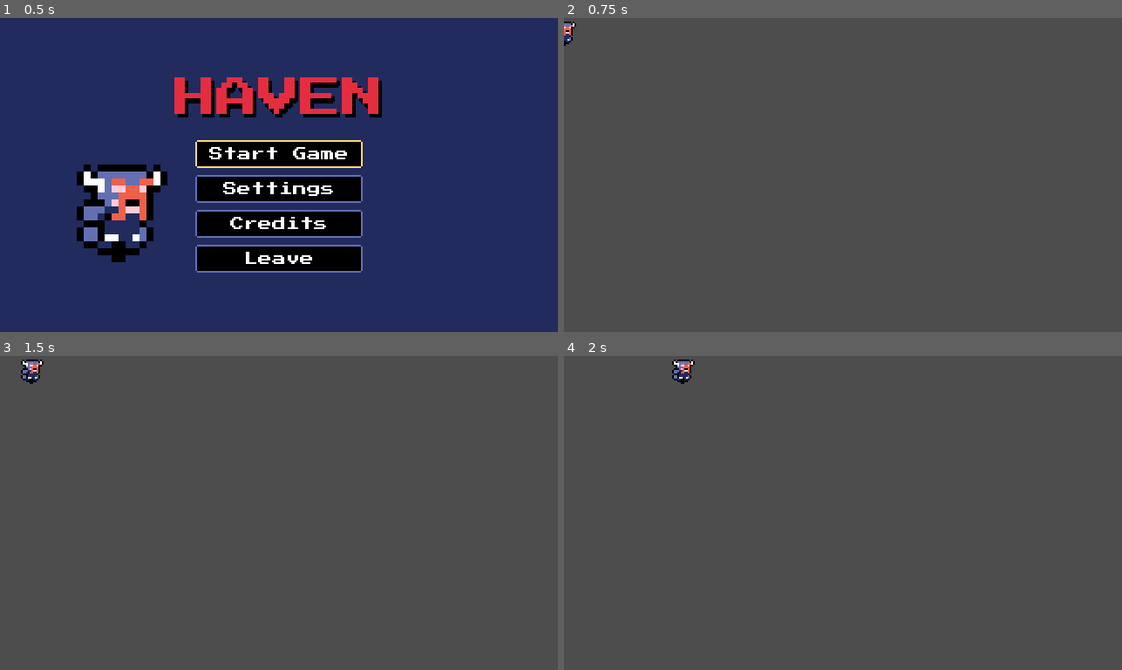
Above: before the commit, frames 1-4 (two rows, left to right).
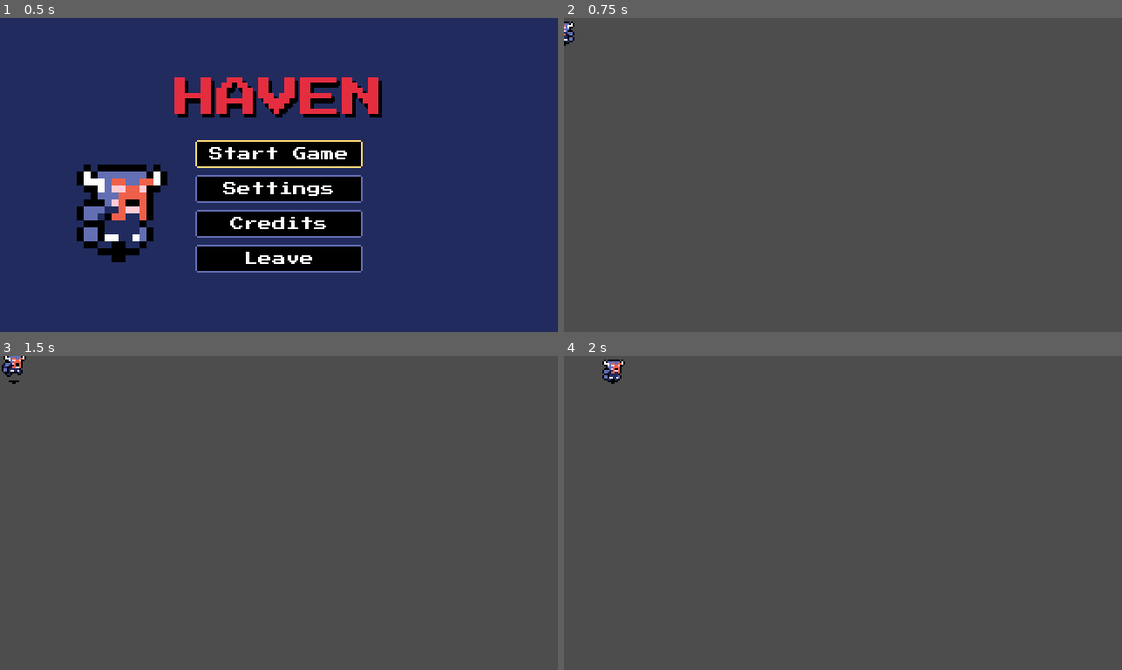
Above: after the commit, the same moments.

Repository: DaEpickid540/haven-2026
Game: Godot game, scene res://Scenes/main_menu.tscn
Same seed, same stepped clock (60 frames per second), same inputs: the game is played once before the commit and once after it.
Inputs:
- Up to frame 1 (0.5 s): no input
- Up to frame 2 (0.75 s): click "Start Game" at 0.5 s
- Up to frame 3 (1.5 s): tap Enter at 1.25 s; hold Right (right) from 1.28 s (still down); tap J (attack) at 1.35 s
- Up to frame 4 (2 s): keep holding Right (right)

Frame 1 is identical in both runs. In frame 2, less than 0.1% of the frame differs, in the area x 0-3%, y 1-8%; in frame 3, 0.4%; in frame 4, 0.5%, in the area x 6-24%, y 1-9%.

Commit message:
update

Diff:
--- a/Scenes/player.tscn
+++ b/Scenes/player.tscn
@@ -2,6 +2,7 @@
 
 [ext_resource type="Script" uid="uid://citabd2f6iqau" path="res://Scripts/player.gd" id="1_cvnsp"]
 [ext_resource type="Texture2D" uid="uid://wl5kturnpj1y" path="res://Assets/Players/Dwarf/dwarf x1.png" id="1_v0iea"]
+[ext_resource type="PackedScene" uid="uid://b3hilkve4j1uw" path="res://Scenes/PauseMenu.tscn" id="2_pause"]
 
 [sub_resource type="Animation" id="Animation_v0iea"]
 resource_name = "Idle"
@@ -462,6 +463,10 @@
 [node name="AnimationTree" type="AnimationTree" parent="." unique_id=298149144]
 root_node = NodePath("../Sprite2D")
 tree_root = SubResource("AnimationNodeBlendTree_0wjns")
+advance_expression_base_node = NodePath("..")
+anim_player = NodePath("../AnimationPlayer")
 parameters/StateMachine/AttackState/blend_position = Vector2(0, 0)
-parameters/StateMachine/MoveState/RunState/blend_position = Vector2(0, 0)
+parameters/StateMachine/MoveState/RunState/blend_position = Vector2(-0.53771293, 0.23547399)
 parameters/StateMachine/MoveState/StandState/blend_position = Vector2(0, 0)
+
+[node name="PauseMenu" parent="." unique_id=263341844 instance=ExtResource("2_pause")]
--- a/Scripts/player.gd
+++ b/Scripts/player.gd
@@ -23,6 +23,7 @@
 	input_vector = Input.get_vector("left","right","up","down")
 
 	if input_vector != Vector2.ZERO:
+		print("moving")
 		var direction_vector = Vector2(input_vector.x, -input_vector.y)
 		update_blend_positions(direction_vector)
 
